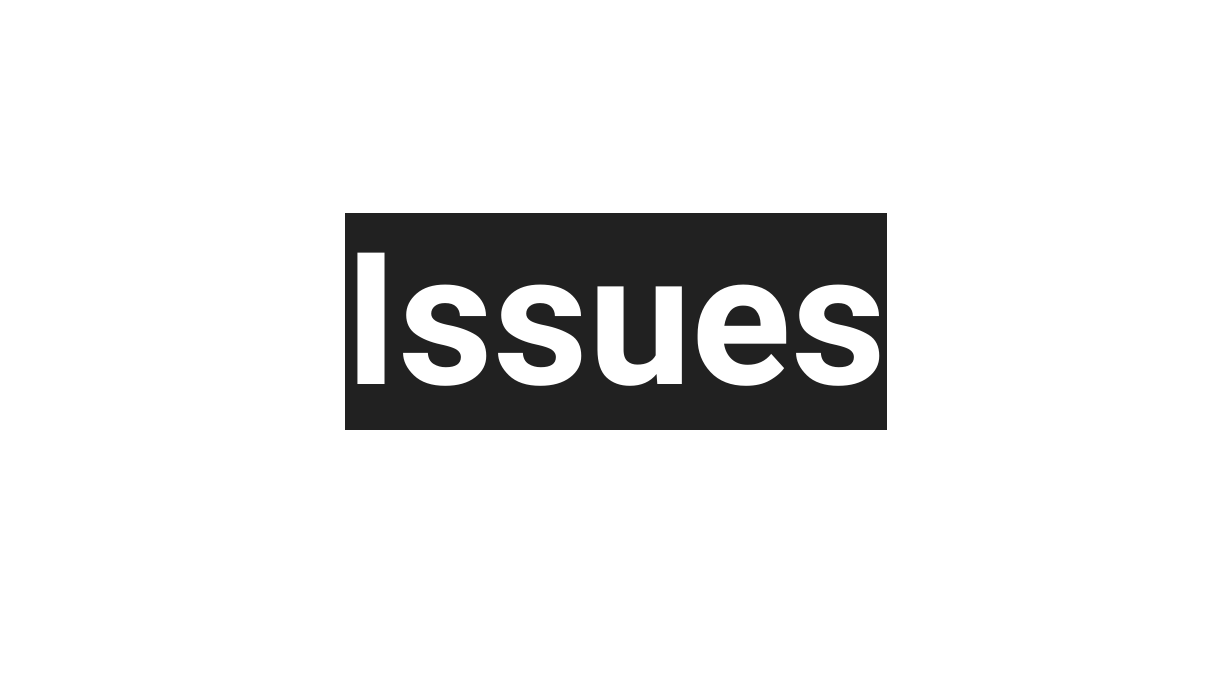
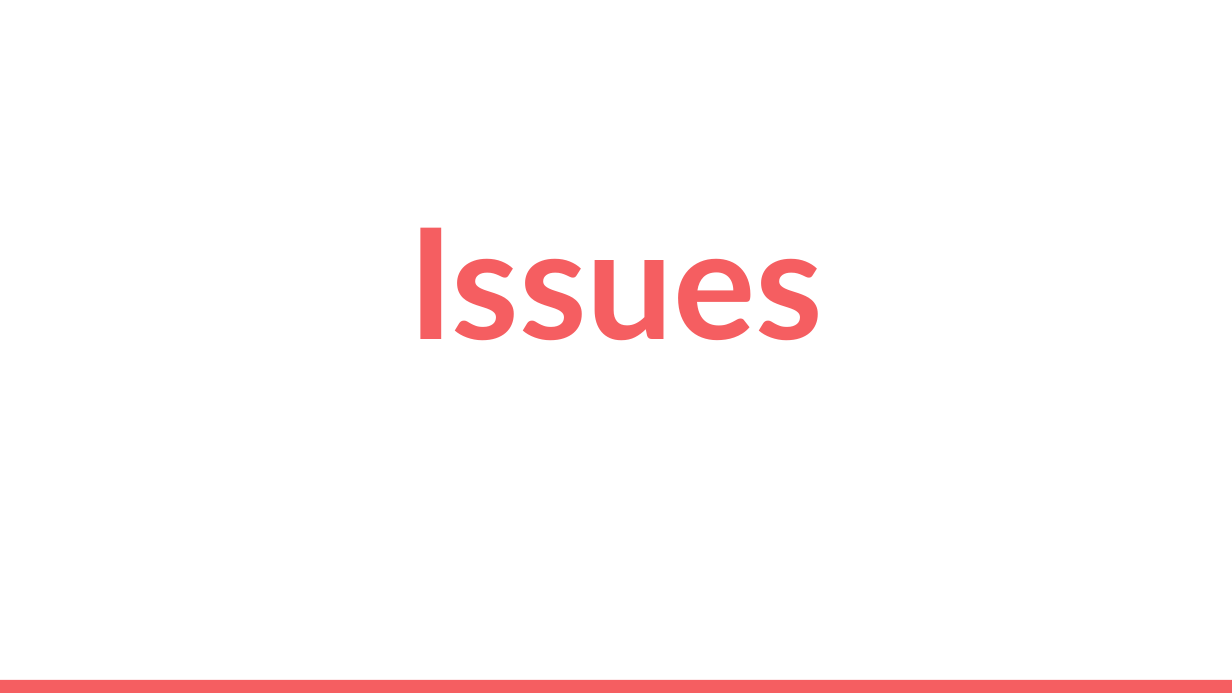
Before and after one commit to TrentNation/Data-Mining-Project-UG14, a slide deck: slide 6 of k-Nearest Neighbors (k-NN) Classification _ Regression.pptx. Drawn at 1232x693 pixels with LibreOffice and Linux fonts; fonts in the diff are those of the drawing. Boxes give left, top, right and bottom in pixels: in the first picture for what was removed or moved away, otherwise in the second. Text is boxed around its words. In the diff, an @@ line names an element or a change of style, - is before the commit and + after.

```diff
--- a/k-Nearest Neighbors (k-NN) Classification _ Regression.pptx
+++ b/k-Nearest Neighbors (k-NN) Classification _ Regression.pptx
@@ title "Issues" at (408, 227, 823, 340): size 108 to 90 pt, font Roboto to Lato, text colour #FFFFFF to #F55E61, highlight #212121 to none @@
@@ rectangle added at (0, 680, 1232, 693), fill #F55E61 @@
```
Also in this commit, not shown: 10 other slides changed, 7 slides added, 4 slides removed.
